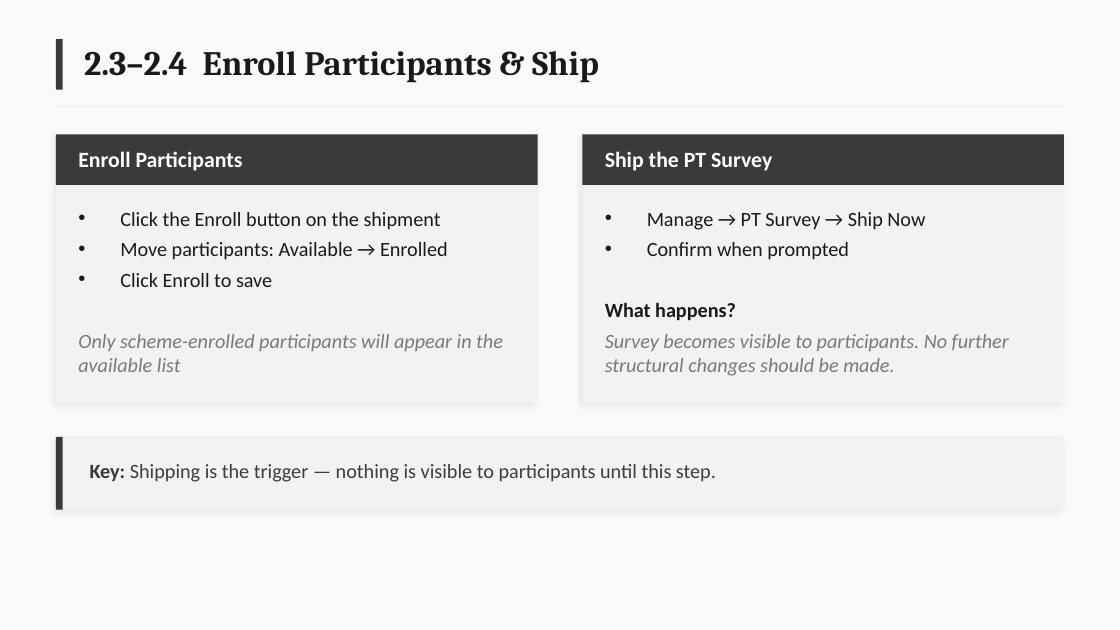
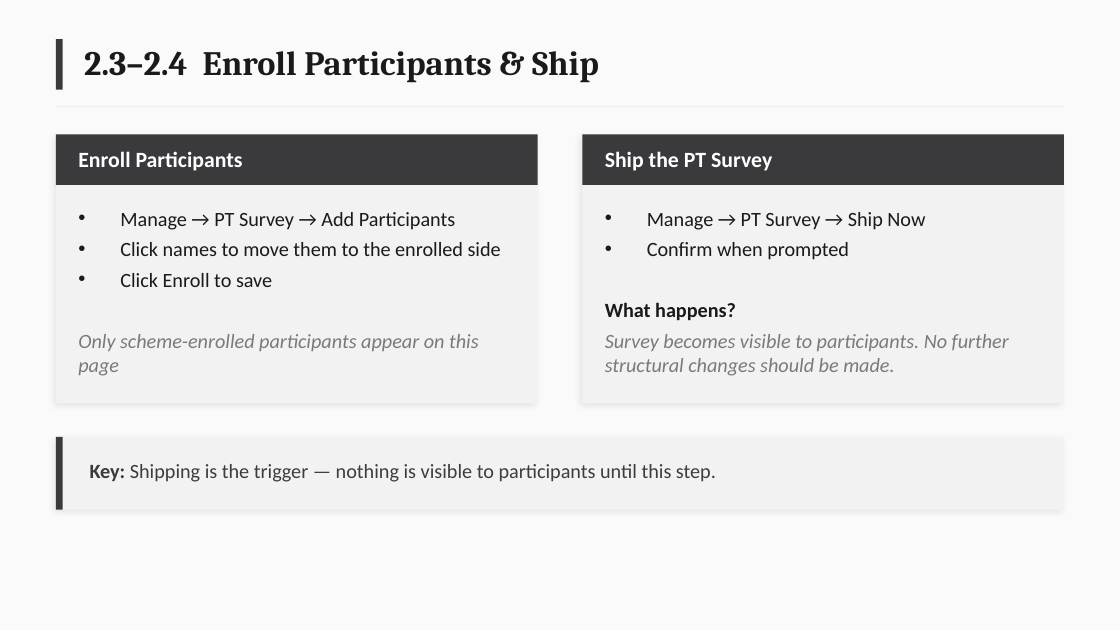
Before and after one commit to deforay/ept, a slide deck: slide 11 of docs/training/ePT-Training-Curriculum.pptx. Drawn at 1120x630 pixels with LibreOffice and Linux fonts; fonts in the diff are those of the drawing. Boxes give left, top, right and bottom in pixels: in the first picture for what was removed or moved away, otherwise in the second. Text is boxed around its words. In the diff, an @@ line names an element or a change of style, - is before the commit and + after.

Commit message:
Update training slides to current buttons, menus, import review and Confirm Response step (#89)

```diff
--- a/docs/training/ePT-Training-Curriculum.pptx
+++ b/docs/training/ePT-Training-Curriculum.pptx
@@ text at (120, 212, 501, 256): text changed @@
-• Click the Enroll button on the shipment
-• Move participants: Available → Enrolled
+• Manage → PT Survey → Add Participants
+• Click names to move them to the enrolled side
@@ text at (78, 334, 479, 376): text changed @@
-Only scheme-enrolled participants will appear in the available list
+Only scheme-enrolled participants appear on this page
```
Also in this commit, not shown: 6 other slides changed.
